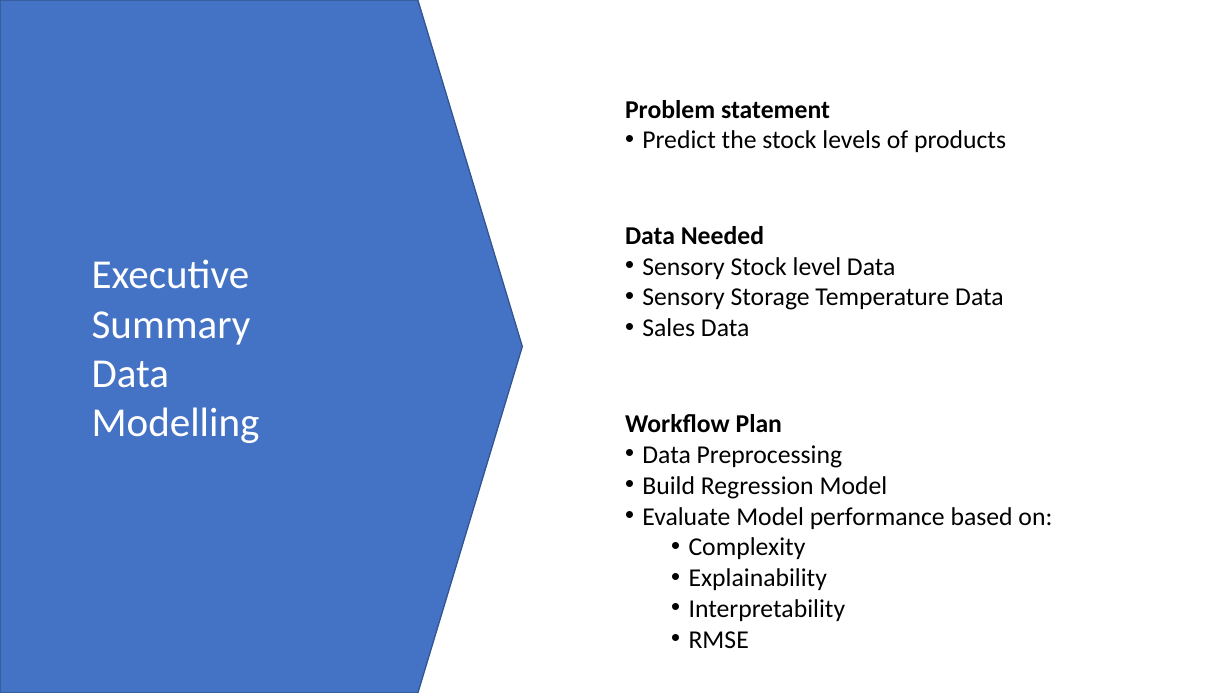
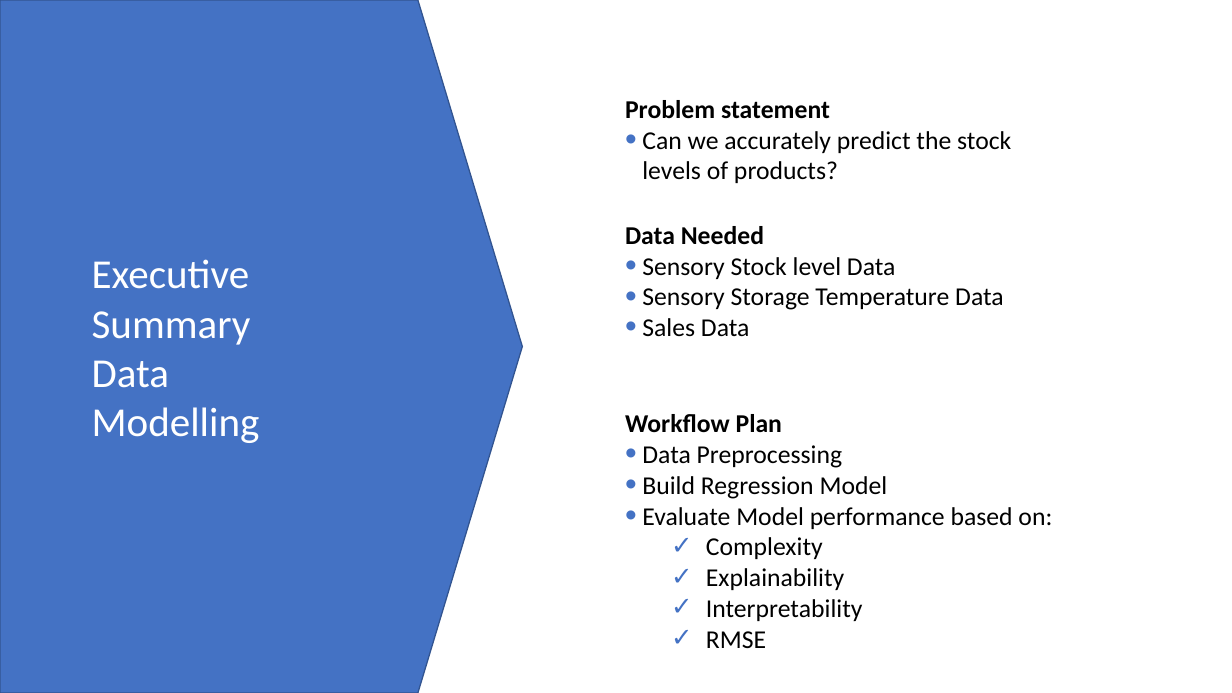
Before and after one commit to lawalsegun2025/forage_projects, a slide deck: slide 1 of 002_Cognizant_Artificial_Intelligence/2_Data_Modelling/data_modelling_communication.pptx. Drawn at 1232x693 pixels with LibreOffice and Linux fonts; fonts in the diff are those of the drawing. Boxes give left, top, right and bottom in pixels: in the first picture for what was removed or moved away, otherwise in the second. Text is boxed around its words. In the diff, an @@ line names an element or a change of style, - is before the commit and + after.

Commit message:
Slide of dat modelling completed

```diff
--- a/002_Cognizant_Artificial_Intelligence/2_Data_Modelling/data_modelling_communication.pptx
+++ b/002_Cognizant_Artificial_Intelligence/2_Data_Modelling/data_modelling_communication.pptx
@@ text at <box>642,131,1011,183</box>: text changed @@
-• Predict the stock levels of products
+• Can we accurately predict the stock levels of products?
@@ text at <box>642,445,1052,648</box>: bullet • to ✓ @@
```
